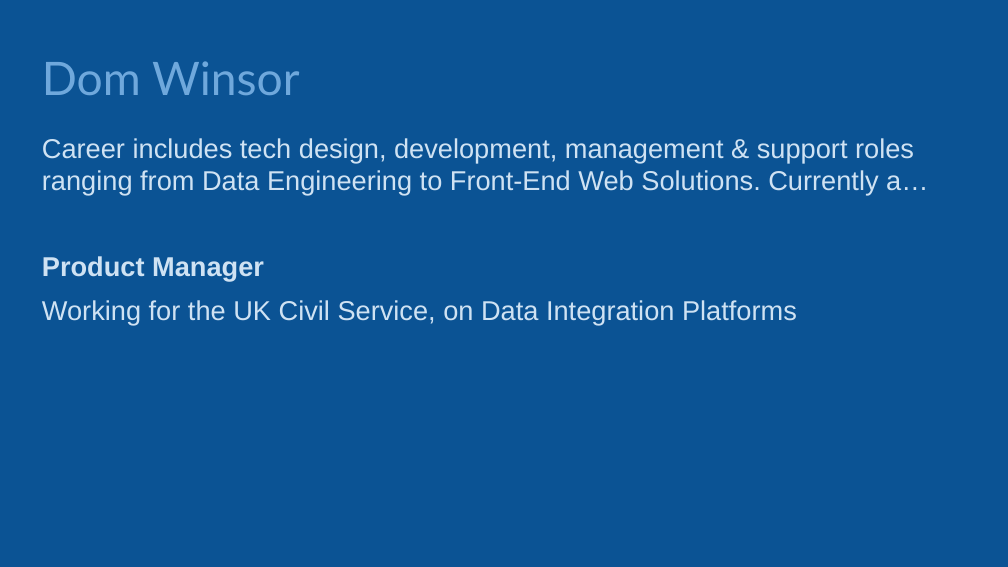
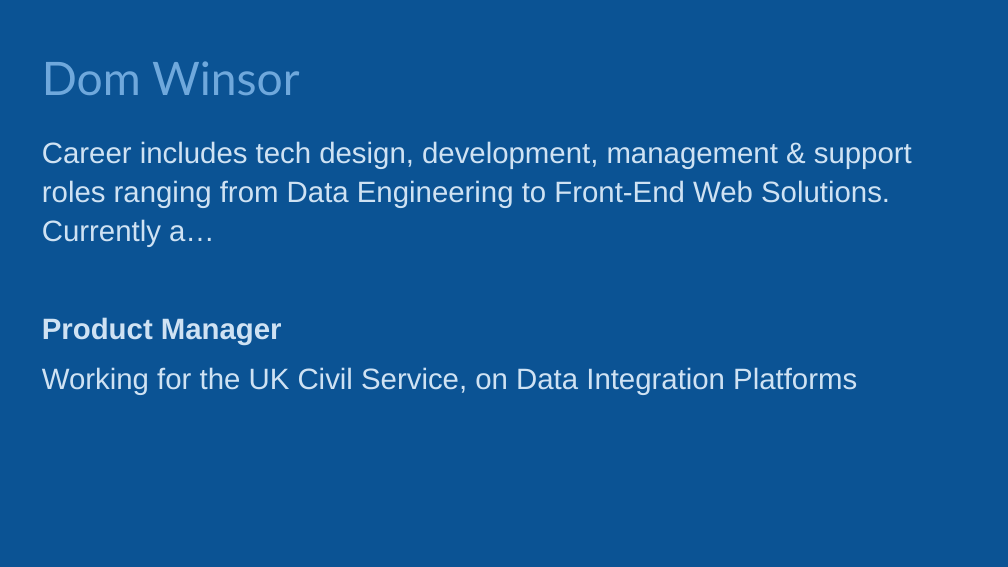
Before and after one commit to phil-a10/Talks, a slide deck: slide 7 of Data Engineering Using Free Tools/Learn Data Engineering For Free.pptx. Drawn at 1008x567 pixels with LibreOffice and Linux fonts; fonts in the diff are those of the drawing. Boxes give left, top, right and bottom in pixels: in the first picture for what was removed or moved away, otherwise in the second. Text is boxed around its words. In the diff, an @@ line names an element or a change of style, - is before the commit and + after.

```diff
--- a/Data Engineering Using Free Tools/Learn Data Engineering For Free.pptx
+++ b/Data Engineering Using Free Tools/Learn Data Engineering For Free.pptx
@@ text "Career includes tech design, development, ..." at [42,141,912,395]: size 25.9 to 28 pt; line spacing 1 to 1.1 @@
```
Also in this commit, not shown: 8 other slides changed, 6 slides added, 2 slides removed, 2 other files.
